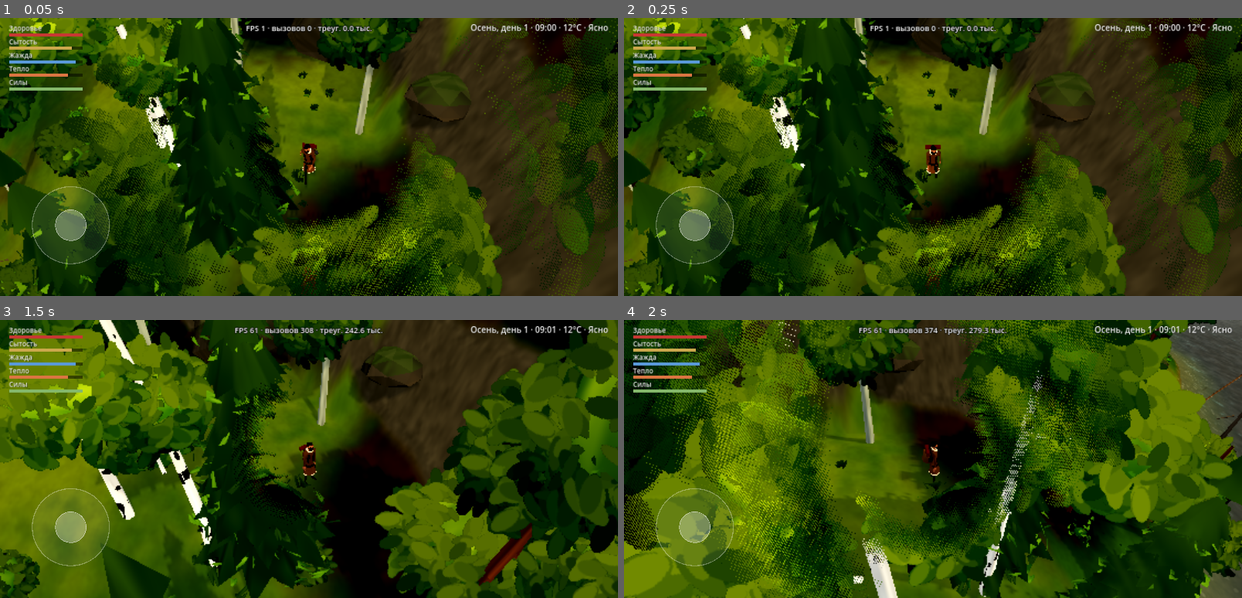
Above: before the commit, frames 1-4 (two rows, left to right).
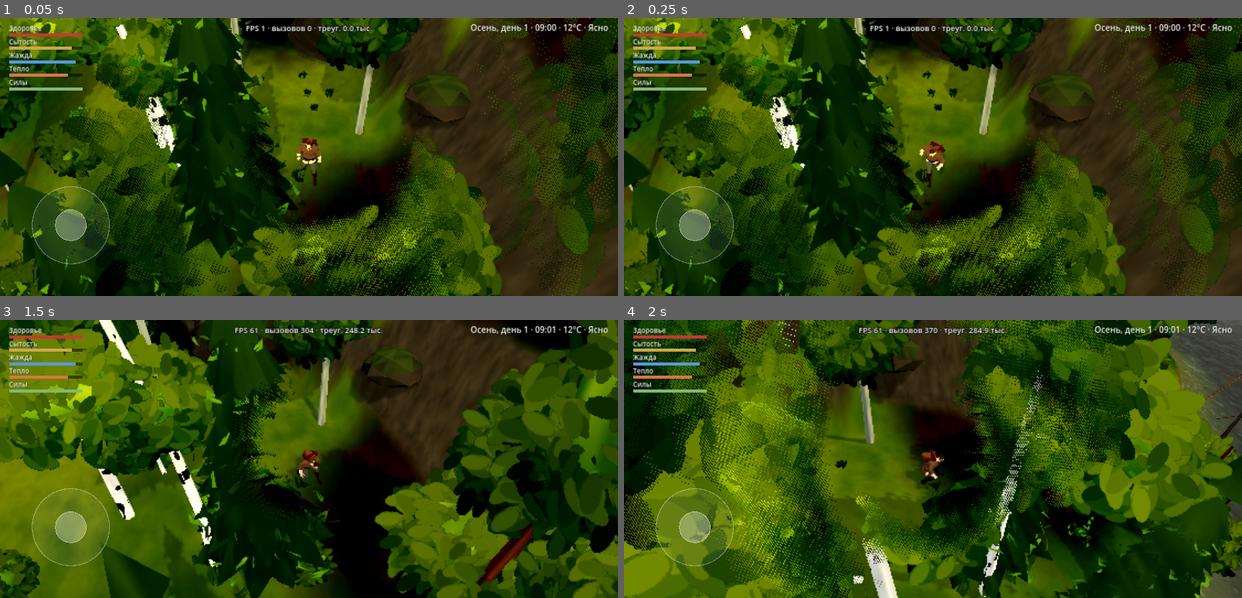
Above: after the commit, the same moments.

Repository: Masuku4129/Game
Game: Godot game, scene res://scenes/main.tscn
The game is run twice, just before and just after one commit, with the same random seed, the same clock (stepped at 60 frames per second) and the same inputs.
Inputs (mouse positions are in pixels of both pictures, inside the frame that each line leads up to):
- Up to frame 1 (0.05 s): no input
- Up to frame 2 (0.25 s): no input
- Up to frame 3 (1.5 s): move the mouse to (444, 445) at 0.52 s; click (444, 445) at 0.67 s; drag from (185, 472) to (278, 514) at 1.27 s
- Up to frame 4 (2 s): no input

The runs differ from the first frame. In frame 1, 0.4% of the frame differs, in the area x 48-52%, y 43-61%; in frame 2, 0.3%; in frame 3, 0.4%, in the area x 47-59%, y 2-60%; in frame 4, 0.4%.

Commit message:
Новый герой: фигура и анимации Quaternius (CC0, 80+ движений), раздельные куртка, штаны и сапоги, студия для показа моделей
Co-Authored-By: Claude Opus 5.5 <noreply@anthropic.com>
Claude-Session: https://claude.ai/code/session_01XvKRdkiSDocUeZA2A8yViW

Diff:
--- /dev/null
+++ b/game/scenes/studio.tscn
@@ -0,0 +1,6 @@
+[gd_scene load_steps=2 format=3]
+
+[ext_resource type="Script" path="res://scripts/studio.gd" id="1"]
+
+[node name="Studio" type="Node3D"]
+script = ExtResource("1")
--- a/game/scripts/hero.gd
+++ b/game/scripts/hero.gd
@@ -786,45 +786,38 @@
 
 # ---------- готовая модель с анимациями (Quaternius, CC0) ----------
 const SK = preload("res://scripts/skin.gd")
+const HS = preload("res://scripts/hero_skin.gd")
 var model: Node3D
 var m_ap: AnimationPlayer
 var m_cur := ""
 var _last_pos := Vector3.ZERO
 var _hspeed := 0.0
+var m_sk: Skeleton3D
+
+## Высота таза в текущем кадре анимации (в метрах модели).
+func _pelvis_y() -> float:
+	return m_sk.get_bone_global_pose(m_sk.find_bone("pelvis")).origin.y
 
 func _build_model() -> void:
-	model = load("res://models/hero/man.fbx").instantiate()
-	model.scale = Vector3.ONE * 0.36
-	add_child(model)
-	SK.repaint(model, {"Shirt": Color(0.47, 0.34, 0.22), "Pants": Color(0.24, 0.26, 0.24), "Hair": Color(0.22, 0.15, 0.1), "Skin": Color(0.74, 0.54, 0.42)})
-	m_ap = model.find_children("*", "AnimationPlayer", true, false)[0]
-	SK.loop_anims(m_ap, ["Man_Idle", "Man_Walk", "Man_Run", "Man_Sitting"])
-	m_ap.playback_default_blend_time = 0.25
+	var r := HS.build(self)
+	model = r["model"]
+	m_ap = r["ap"]
 	body.visible = false
-	var sk: Skeleton3D = model.find_children("*", "Skeleton3D", true, false)[0]
-	var tsk: Transform3D = model.transform * (sk.get_parent() as Node3D).transform * sk.transform
-	var coat := _paint(Color(0.47, 0.34, 0.22))
-	var shear := _paint(Color(0.86, 0.8, 0.68))
-	var belt := _paint(Color(0.2, 0.13, 0.08))
-	var hair := _paint(Color(0.22, 0.15, 0.1))
-	var wood := _paint(Color(0.5, 0.38, 0.24))
-	var roll := _paint(Color(0.42, 0.18, 0.13))
-	var metal := _paint(Color(0.3, 0.3, 0.3))
-	var hy: float = (tsk * sk.get_bone_global_rest(sk.find_bone("Head"))).origin.y
-	var ty: float = (tsk * sk.get_bone_global_rest(sk.find_bone("Torso"))).origin.y
-	var hipy: float = (tsk * sk.get_bone_global_rest(sk.find_bone("Hips"))).origin.y
-	# борода, меховой ворот, пояс с ножом, полы полушубка, короб со скаткой и котелком
-	_attach(sk, tsk, "Head", _loft([[-0.12, 0.04, 0.03, 0.06], [-0.08, 0.075, 0.05, 0.06], [-0.035, 0.09, 0.07, 0.045], [0.0, 0.088, 0.08, 0.02], [0.02, 0.085, 0.075, 0.0]], 16), hair, Vector3(0, hy + 0.05, 0.0))
-	_attach(sk, tsk, "Neck", _tor(0.07, 0.11), shear, Vector3(0, hy - 0.06, -0.03), Vector3(0.3, 0, 0), Vector3(1.1, 1.3, 1.0))
-	_attach(sk, tsk, "Hips", _loft([[0.0, 0.17, 0.13, 0.0], [0.07, 0.165, 0.128, 0.0]], 22, false, false), belt, Vector3(0, hipy + 0.08, 0.02))
-	_attach(sk, tsk, "Hips", _loft([[-0.32, 0.22, 0.19, 0.0], [-0.15, 0.19, 0.16, 0.0], [0.0, 0.17, 0.135, 0.0]], 20, false, false), coat, Vector3(0, hipy + 0.08, 0.02))
-	_attach(sk, tsk, "Hips", _tor(0.19, 0.235), shear, Vector3(0, hipy - 0.24, 0.02), Vector3.ZERO, Vector3(1.0, 0.7, 0.85))
-	_attach(sk, tsk, "Hips", _cyl(0.014, 0.018, 0.22), belt, Vector3(0.17, hipy + 0.0, 0.07), Vector3(0, 0, 0.15))
-	_attach(sk, tsk, "Torso", _loft([[0.0, 0.16, 0.085, 0.0], [0.42, 0.165, 0.09, 0.0], [0.45, 0.15, 0.08, 0.0]], 4), wood, Vector3(0, ty - 0.22, -0.24), Vector3(0, PI * 0.25, 0))
-	_attach(sk, tsk, "Torso", _cyl(0.07, 0.07, 0.48), roll, Vector3(0, ty + 0.27, -0.25), Vector3(0, 0, PI * 0.5))
-	_attach(sk, tsk, "Torso", _cyl(0.06, 0.055, 0.1), metal, Vector3(0.2, ty - 0.1, -0.23))
-	for sd in [-1.0, 1.0]:
-		_attach(sk, tsk, "Torso", BoxMesh.new(), belt, Vector3(sd * 0.1, ty + 0.05, -0.02), Vector3.ZERO, Vector3(0.04, 0.4, 0.3))
+	var sk: Skeleton3D = r["sk"]
+	m_sk = sk
+	var tsk := Transform3D()
+	var belt := HS.mat(Color(0.2, 0.13, 0.08))
+	var wood := HS.mat(Color(0.5, 0.38, 0.24))
+	var roll := HS.mat(Color(0.42, 0.18, 0.13))
+	var metal := HS.mat(Color(0.3, 0.3, 0.3))
+	var ty: float = sk.get_bone_global_rest(sk.find_bone("spine_02")).origin.y
+	var hipy: float = sk.get_bone_global_rest(sk.find_bone("pelvis")).origin.y
+	# пояс с ножом, короб за спиной со скаткой и котелком
+	_attach(sk, tsk, "pelvis", _loft([[0.0, 0.2, 0.165, 0.0], [0.07, 0.195, 0.16, 0.0]], 22, false, false), belt, Vector3(0, hipy + 0.07, 0.0))
+	_attach(sk, tsk, "pelvis", _cyl(0.014, 0.018, 0.22), belt, Vector3(0.21, hipy - 0.02, 0.07), Vector3(0, 0, 0.15))
+	_attach(sk, tsk, "spine_03", _loft([[0.0, 0.16, 0.085, 0.0], [0.42, 0.165, 0.09, 0.0], [0.45, 0.15, 0.08, 0.0]], 4), wood, Vector3(0, ty - 0.12, -0.27), Vector3(0, PI * 0.25, 0))
+	_attach(sk, tsk, "spine_03", _cyl(0.07, 0.07, 0.48), roll, Vector3(0, ty + 0.22, -0.33), Vector3(0, 0, PI * 0.5))
+	_attach(sk, tsk, "spine_03", _cyl(0.06, 0.055, 0.1), metal, Vector3(0.21, ty, -0.26))
 
 ## Прикрепить меш к кости так, чтобы в позе покоя он стоял в точке pos (в метрах героя).
 func _attach(sk: Skeleton3D, tsk: Transform3D, bone: String, mesh: Mesh, m: Material, pos: Vector3, rot: Vector3 = Vector3.ZERO, sc: Vector3 = Vector3.ONE) -> void:
@@ -855,28 +848,31 @@
 	model.rotation = Vector3(body.rotation.x, body.rotation.y, body.rotation.z)
 	model.position = Vector3.ZERO
 	if state == "dead":
-		_play("Man_Death", 1.0, 0.2)
+		_play("Death01", 1.0, 0.2)
 		return
 	if state == "sit":
-		_play("Man_Sitting", 1.0, 0.4)
-		model.position = body.position
+		_play("Sitting_Idle", 1.0, 0.4)
+		model.rotation = Vector3(0, body.rotation.y, 0)
+		model.position = Vector3(0, 1.03 - _pelvis_y(), 0)
 		return
 	if swimb > 0.5:
-		model.position = body.position
+		# поза плавания уже в анимации: только поворот и высота над водой
+		model.rotation = Vector3(0, body.rotation.y, 0)
+		model.position = Vector3(0, main.WATER_Y - 0.12 - position.y - _pelvis_y(), 0)
 		if _hspeed > 0.3:
-			_play("Man_Run", clampf(_hspeed / 2.5, 0.4, 0.9))
+			_play("Swim_Fwd", clampf(_hspeed / 1.6, 0.6, 1.3))
 		else:
-			_play("Man_Idle", 0.7)
+			_play("Swim_Idle")
 		return
 	if state == "climb":
-		_play("Man_Walk", 0.6)
+		_play("Walk", 0.6)
 		return
 	if airborne and vy < -2.5:
-		_play("Man_Jump", 0.4, 0.15)
+		_play("Jump", 1.0, 0.15)
 		return
 	if _hspeed > 3.6:
-		_play("Man_Run", clampf(_hspeed / 4.6, 0.6, 1.4))
+		_play("Sprint" if _hspeed > 5.5 else "Jog_Fwd", clampf(_hspeed / (6.0 if _hspeed > 5.5 else 3.8), 0.7, 1.3))
 	elif _hspeed > 0.25:
-		_play("Man_Walk", clampf(_hspeed / 1.6, 0.5, 1.9))
+		_play("Walk", clampf(_hspeed / 1.5, 0.5, 1.6))
 	else:
-		_play("Man_Idle")
+		_play("Idle")
--- /dev/null
+++ b/game/scripts/hero_skin.gd
@@ -0,0 +1,183 @@
+extends RefCounted
+## Герой: базовая фигура Quaternius (Universal Base Characters) + анимации Universal Animation
+## Library 1 и 2 (одна и та же схема костей). Одежда строится из самой фигуры: участки тела
+## раздуваются по нормалям и сохраняют веса костей, поэтому гнутся вместе с телом.
+
+const BODY := "res://models/hero/Superhero_Male_FullBody.gltf"
+const LIBS := ["res://models/hero/UAL1.glb", "res://models/hero/UAL2.glb"]
+const HAIR := ["res://models/hero/Hair_SimpleParted.gltf", "res://models/hero/Hair_Beard.gltf"]
+
+static var _sh: Shader = null
+
+static func mat(c: Color, tex: Texture2D = null, vc: bool = false, cut: float = 0.0) -> ShaderMaterial:
+	if _sh == null:
+		_sh = load("res://shaders/paint/skin.gdshader")
+	var m := ShaderMaterial.new()
+	m.shader = _sh
+	m.set_shader_parameter("tint", Vector3(c.r, c.g, c.b))
+	m.set_shader_parameter("use_tex", tex != null)
+	if tex != null:
+		m.set_shader_parameter("tex", tex)
+	m.set_shader_parameter("use_vc", vc)
+	m.set_shader_parameter("alpha_cut", cut)
+	return m
+
+static func _tex_of(m: Material) -> Texture2D:
+	if m is BaseMaterial3D:
+		return (m as BaseMaterial3D).albedo_texture
+	return null
+
+## Сборка: возвращает {model, ap, sk}
+static func build(parent: Node3D) -> Dictionary:
+	var model: Node3D = load(BODY).instantiate()
+	parent.add_child(model)
+	var sk: Skeleton3D = model.find_child("Skeleton3D", true, false)
+	var body: MeshInstance3D = sk.find_child("SuperHero_Male", false, false)
+	# материалы: кожа и глаза с текстурой, живописный свет
+	for mi: MeshInstance3D in sk.find_children("*", "MeshInstance3D", false, false):
+		for s in mi.mesh.get_surface_count():
+			var om := mi.mesh.surface_get_material(s)
+			var tint := Color(1, 1, 1)
+			if mi == body:
+				tint = Color(1.0, 0.97, 0.95)
+			elif mi.name == "Eyebrows":
+				tint = Color(0.45, 0.32, 0.22)
+			mi.set_surface_override_material(s, mat(tint, _tex_of(om), false, 0.4 if mi.name == "Eyebrows" else 0.0))
+	_dress(sk, body)
+	# причёска и борода — неподвижные модели, крепим к голове
+	var hb := sk.find_bone("Head")
+	var ba := BoneAttachment3D.new()
+	ba.bone_name = "Head"
+	sk.add_child(ba)
+	for h in HAIR:
+		var hn: Node3D = load(h).instantiate()
+		for mi: MeshInstance3D in hn.find_children("*", "MeshInstance3D", true, false):
+			for s in mi.mesh.get_surface_count():
+				mi.set_surface_override_material(s, mat(Color(0.5, 0.36, 0.26), _tex_of(mi.mesh.surface_get_material(s)), false, 0.35))
+		hn.transform = sk.get_bone_global_rest(hb).affine_inverse()
+		ba.add_child(hn)
+	# анимации: обе библиотеки в один проигрыватель; позиции костей оставляем только у таза
+	var ap := AnimationPlayer.new()
+	model.add_child(ap)
+	ap.root_node = ap.get_path_to(model)
+	var lib := AnimationLibrary.new()
+	for path in LIBS:
+		var src: Node = load(path).instantiate()
+		var sap: AnimationPlayer = src.find_children("*", "AnimationPlayer", true, false)[0]
+		for n in sap.get_animation_list():
+			if lib.has_animation(n):
+				continue
+			var a: Animation = sap.get_animation(n).duplicate()
+			for t in range(a.get_track_count() - 1, -1, -1):
+				if a.track_get_type(t) == Animation.TYPE_POSITION_3D and not String(a.track_get_path(t)).ends_with(":pelvis") and not String(a.track_get_path(t)).ends_with(":root"):
+					a.remove_track(t)
+			if String(n).ends_with("_Loop"):
+				a.loop_mode = Animation.LOOP_LINEAR
+			lib.add_animation(n, a)
+		src.free()
+	ap.add_animation_library("", lib)
+	ap.playback_default_blend_time = 0.25
+	ap.play("Idle")
+	return {"model": model, "ap": ap, "sk": sk}
+
+## Одежда из тела: куртка-полушубок до бёдер с меховым воротом и обшлагами, штаны, сапоги.
+## Каждый треугольник тела принадлежит ровно одному слою — без щелей; под одеждой тело убирается.
+static func _dress(sk: Skeleton3D, body: MeshInstance3D) -> void:
+	var mesh: ArrayMesh = body.mesh
+	var arr := mesh.surface_get_arrays(0)
+	var vs: PackedVector3Array = arr[Mesh.ARRAY_VERTEX]
+	var ns: PackedVector3Array = arr[Mesh.ARRAY_NORMAL]
+	var bones: PackedInt32Array = arr[Mesh.ARRAY_BONES]
+	var ws: PackedFloat32Array = arr[Mesh.ARRAY_WEIGHTS]
+	var idx: PackedInt32Array = arr[Mesh.ARRAY_INDEX]
+	var per: int = bones.size() / vs.size()
+	var skin: Skin = body.skin
+	var bname := []
+	for i in skin.get_bind_count():
+		var nm := String(skin.get_bind_name(i))
+		if nm == "":
+			nm = sk.get_bone_name(skin.get_bind_bone(i))
+		bname.append(nm)
+	var hand_l := sk.get_bone_global_rest(sk.find_bone("hand_l")).origin
+	var hand_r := sk.get_bone_global_rest(sk.find_bone("hand_r")).origin
+	var neck_y := sk.get_bone_global_rest(sk.find_bone("neck_01")).origin.y
+	var knee_y := sk.get_bone_global_rest(sk.find_bone("calf_l")).origin.y
+	var hip_y := sk.get_bone_global_rest(sk.find_bone("pelvis")).origin.y
+	# слой вершины: 0 кожа, 1 куртка, 2 штаны, 3 сапоги; 4 — мех (ворот, обшлага, подол куртки)
+	var region := PackedInt32Array()
+	region.resize(vs.size())
+	for i in vs.size():
+		var best := 0
+		var bw := -1.0
+		for k in per:
+			if ws[i * per + k] > bw:
+				bw = ws[i * per + k]
+				best = bones[i * per + k]
+		var b: String = bname[best] if best < bname.size() else ""
+		var v := vs[i]
+		var r := 0
+		if b.begins_with("hand") or b.begins_with("index") or b.begins_with("middle") or b.begins_with("ring") or b.begins_with("pinky") or b.begins_with("thumb") or b == "Head":
+			r = 0
+		elif b.begins_with("neck"):
+			r = 4 if v.y < neck_y + 0.03 else 0
+		elif b.begins_with("lowerarm"):
+			var hd := minf(v.distance_to(hand_l), v.distance_to(hand_r))
+			r = 4 if hd < 0.09 else 1
+		elif b.begins_with("spine") or b.begins_with("clavicle") or b.begins_with("upperarm"):
+			r = 1
+		elif b == "pelvis" or b.begins_with("thigh"):
+			r = 1 if v.y > hip_y - 0.02 else (4 if v.y > hip_y - 0.09 else 2)
+		elif b.begins_with("calf"):
+			r = 2 if v.y > knee_y - 0.12 else 3
+		elif b.begins_with("foot") or b.begins_with("ball"):
+			r = 3
+		region[i] = r
+	var lay := {1: [0.032, Color(0.5, 0.41, 0.31)], 2: [0.014, Color(0.44, 0.43, 0.37)], 3: [0.018, Color(0.3, 0.22, 0.16)], 4: [0.03, Color(0.82, 0.76, 0.64)]}
+	var tris := {0: PackedInt32Array(), 1: PackedInt32Array(), 2: PackedInt32Array(), 3: PackedInt32Array(), 4: PackedInt32Array()}
+	for t in range(0, idx.size(), 3):
+		# слой треугольника — наибольший номер среди вершин (мех и одежда перекрывают кожу)
+		var r := maxi(region[idx[t]], maxi(region[idx[t + 1]], region[idx[t + 2]]))
+		var pa: PackedInt32Array = tris[r]
+		pa.append(idx[t]); pa.append(idx[t + 1]); pa.append(idx[t + 2])
+		tris[r] = pa
+	# сглаженные нормали по совпадающим позициям: швы развёртки не рвут раздутую одежду
+	var acc := {}
+	for i in vs.size():
+		var key := Vector3i((vs[i] * 2000.0).round())
+		acc[key] = (acc.get(key, Vector3.ZERO) as Vector3) + ns[i]
+	var sn := PackedVector3Array(); sn.resize(vs.size())
+	for i in vs.size():
+		var key := Vector3i((vs[i] * 2000.0).round())
+		sn[i] = (acc[key] as Vector3).normalized()
+	var fmt := mesh.surface_get_format(0) & Mesh.ARRAY_FLAG_USE_8_BONE_WEIGHTS
+	# тело: только открытая кожа
+	var a0 := arr.duplicate()
+	a0[Mesh.ARRAY_INDEX] = tris[0]
+	var m0 := ArrayMesh.new()
+	m0.add_surface_from_arrays(Mesh.PRIMITIVE_TRIANGLES, a0, [], {}, fmt)
+	m0.surface_set_material(0, body.get_surface_override_material(0))
+	body.mesh = m0
+	for rid: int in [1, 2, 3, 4]:
+		var off: float = lay[rid][0]
+		var col: Color = lay[rid][1]
+		var nv := PackedVector3Array(); nv.resize(vs.size())
+		var cols := PackedColorArray(); cols.resize(vs.size())
+		for i in vs.size():
+			var o := off
+			if rid == 1 and vs[i].y < hip_y + 0.2:
+				o += (hip_y + 0.2 - vs[i].y) * 0.08
+			nv[i] = vs[i] + sn[i] * o
+			cols[i] = col
+		var a2 := arr.duplicate()
+		a2[Mesh.ARRAY_VERTEX] = nv
+		a2[Mesh.ARRAY_COLOR] = cols
+		a2[Mesh.ARRAY_INDEX] = tris[rid]
+		a2[Mesh.ARRAY_TANGENT] = null
+		var m2 := ArrayMesh.new()
+		m2.add_surface_from_arrays(Mesh.PRIMITIVE_TRIANGLES, a2, [], {}, fmt)
+		var mi := MeshInstance3D.new()
+		mi.mesh = m2
+		mi.skin = skin
+		sk.add_child(mi)
+		mi.skeleton = mi.get_path_to(sk)
+		mi.material_override = mat(Color(1, 1, 1), null, true)
--- /dev/null
+++ b/game/scripts/studio.gd
@@ -0,0 +1,140 @@
+extends Node3D
+## Студия для утверждения моделей: существо с разных сторон и кадры анимаций,
+## собранные в листы PNG. Запуск: SHOTS=папка STUDIO=hero godot res://scenes/studio.tscn
+
+const HERO := preload("res://scripts/hero.gd")
+var cam := Camera3D.new()
+var subj: Node3D
+var ap: AnimationPlayer
+var sk: Skeleton3D
+var seat: MeshInstance3D
+var tiles: Array = []      # [имя листа, ракурс yaw, наклон, дистанция, высота взгляда, анимация, время, подпись]
+var ti := 0
+var wait := 0
+var sheets := {}
+const CW := 480
+const CH := 640
+
+func _ready() -> void:
+	_env()
+	var g := MeshInstance3D.new()
+	var pm := PlaneMesh.new()
+	pm.size = Vector2(40, 40)
+	g.mesh = pm
+	var gm := StandardMaterial3D.new()
+	gm.albedo_color = Color(0.36, 0.38, 0.27)
+	gm.roughness = 1.0
+	g.material_override = gm
+	add_child(g)
+	add_child(cam)
+	cam.current = true
+	cam.fov = 40.0
+	var who := OS.get_environment("STUDIO")
+	if who == "" or who == "hero":
+		_hero()
+
+func _hero() -> void:
+	subj = HERO.new()
+	add_child(subj)
+	subj.set_process(false)
+	ap = subj.m_ap
+	sk = subj.m_sk
+	seat = MeshInstance3D.new()
+	seat.mesh = CylinderMesh.new()
+	var sm := StandardMaterial3D.new()
+	sm.albedo_color = Color(0.42, 0.32, 0.22)
+	seat.material_override = sm
+	seat.visible = false
+	add_child(seat)
+	# лист 1: фигура с четырёх сторон, лицо, вид из игры
+	for v: Array in [[0, 8, 4.6, 0.95, "спереди"], [40, 8, 4.6, 0.95, "три четверти"], [90, 8, 4.6, 0.95, "сбоку"], [180, 8, 4.6, 0.95, "сзади"],
+			[0, 4, 1.25, 1.62, "лицо"], [35, 4, 1.25, 1.62, "лицо, 3/4"], [140, 20, 2.2, 1.3, "спина, короб"], [30, 45, 12.0, 0.9, "из игры (45°)"]]:
+		tiles.append(["hero_views", v[0], v[1], v[2], v[3], "Idle", 0.3, v[4]])
+	# лист 2: движения
+	for a: Array in [["Walk", 0.0, "шаг"], ["Walk", 0.5, "шаг"], ["Jog_Fwd", 0.15, "бег"], ["Jog_Fwd", 0.45, "бег"],
+			["Sprint", 0.2, "рывок"], ["Jump", 0.2, "прыжок"], ["Swim_Fwd", 0.2, "плавание"], ["Swim_Fwd", 0.7, "плавание"],
+			["Sitting_Idle", 0.5, "сидит"], ["TreeChopping", 0.4, "рубит"], ["PickUp_Table", 0.5, "поднимает"], ["Death01", 3.0, "гибель"]]:
+		tiles.append(["hero_anims", 60, 8, 4.6, 0.85, a[0], a[1], a[2]])
+
+func _env() -> void:
+	var sky_mat := ProceduralSkyMaterial.new()
+	sky_mat.sky_top_color = Color(0.36, 0.55, 0.78)
+	sky_mat.sky_horizon_color = Color(0.74, 0.8, 0.82)
+	var sky := Sky.new()
+	sky.sky_material = sky_mat
+	var env := Environment.new()
+	env.background_mode = Environment.BG_COLOR
+	env.background_color = Color(0.62, 0.66, 0.64)
+	env.ambient_light_source = Environment.AMBIENT_SOURCE_SKY
+	env.sky = sky
+	env.ambient_light_energy = 0.55
+	env.tonemap_mode = Environment.TONE_MAPPER_FILMIC
+	env.tonemap_exposure = 0.95
+	var we := WorldEnvironment.new()
+	we.environment = env
+	add_child(we)
+	var sun := DirectionalLight3D.new()
+	sun.light_color = Color(1.0, 0.92, 0.78)
+	sun.rotation_degrees = Vector3(-42, -35, 0)
+	sun.shadow_enabled = true
+	add_child(sun)
+
+func _process(_d: float) -> void:
+	if ti >= tiles.size():
+		_save()
+		get_tree().quit()
+		return
+	var t: Array = tiles[ti]
+	if wait == 0:
+		var an: String = t[5]
+		if ap.has_animation(an):
+			ap.play(an, 0.0)
+			ap.seek(float(t[6]), true)
+			ap.speed_scale = 0.0
+		else:
+			print("studio: нет анимации ", an)
+		subj.position = Vector3.ZERO
+		var m: Node3D = subj.model
+		m.position = Vector3.ZERO
+		seat.visible = an.begins_with("Sitting")
+	if wait == 1 and seat.visible:
+		var py: float = sk.get_bone_global_pose(sk.find_bone("pelvis")).origin.y
+		seat.position = Vector3(0, (py - 0.1) * 0.5, -0.05)
+		seat.scale = Vector3(0.35, (py - 0.1) * 0.5, 0.35)
+	var yaw := deg_to_rad(float(t[1]))
+	var pitch := deg_to_rad(float(t[2]))
+	var look := Vector3(0, float(t[4]), 0)
+	cam.position = look + Vector3(sin(yaw) * cos(pitch), sin(pitch), cos(yaw) * cos(pitch)) * float(t[3])
+	cam.look_at(look, Vector3.UP)
+	wait += 1
+	if wait < 4:
+		return
+	wait = 0
+	var img := get_viewport().get_texture().get_image()
+	var w := img.get_width()
+	var h := img.get_height()
+	var cw := int(h * float(CW) / CH)
+	var crop := img.get_region(Rect2i((w - cw) / 2, 0, cw, h))
+	crop.resize(CW, CH, Image.INTERPOLATE_LANCZOS)
+	var key: String = t[0]
+	if not sheets.has(key):
+		sheets[key] = []
+	sheets[key].append(crop)
+	print("studio ", key, " ", t[7])
+	ti += 1
+
+func _save() -> void:
+	var dir := OS.get_environment("SHOTS")
+	if dir == "":
+		dir = "user://"
+	for key: String in sheets:
+		var arr: Array = sheets[key]
+		var cols := 4
+		var rows := (arr.size() + cols - 1) / cols
+		var sheet := Image.create(CW * cols, CH * rows, false, Image.FORMAT_RGB8)
+		for i in arr.size():
+			var im: Image = arr[i]
+			im.convert(Image.FORMAT_RGB8)
+			sheet.blit_rect(im, Rect2i(0, 0, CW, CH), Vector2i((i % cols) * CW, (i / cols) * CH))
+		sheet.save_png(dir + "/" + key + ".png")
+		print("studio saved ", key)
--- /dev/null
+++ b/game/shaders/paint/skin.gdshader
@@ -0,0 +1,36 @@
+shader_type spatial;
+render_mode cull_back;
+#include "res://shaders/paint/paint.gdshaderinc"
+// Текстурированная модель (кожа, волосы) с живописным светом мира. Вершинный цвет — оттенок.
+uniform sampler2D tex : source_color, filter_linear_mipmap;
+uniform bool use_tex = true;
+uniform vec3 tint = vec3(1.0);
+uniform bool use_vc = false;
+uniform float alpha_cut = 0.0;
+uniform float wet = 0.0;
+varying vec3 wn;
+
+void vertex() {
+	wn = normalize((MODEL_MATRIX * vec4(NORMAL, 0.0)).xyz);
+}
+
+void fragment() {
+	vec4 t = use_tex ? texture(tex, UV) : vec4(1.0);
+	vec3 c = t.rgb * lin(tint);
+	if (use_vc) {
+		c *= lin(COLOR.rgb);
+	}
+	if (!use_tex) {
+		float s = vnoise(vec2(UV.x * 9.0, UV.y * 2.2)) * 0.55 + vnoise(vec2(UV.x * 23.0, UV.y * 5.0)) * 0.45;
+		c *= mix(0.85, 1.1, s);
+	}
+	ALBEDO = c * (1.0 - wet * 0.25);
+	if (alpha_cut > 0.0) {
+		ALPHA = t.a;
+		ALPHA_SCISSOR_THRESHOLD = alpha_cut;
+	}
+	ROUGHNESS = mix(0.9, 0.5, wet);
+	SPECULAR = 0.2;
+	float rim = pow(1.0 - clamp(dot(NORMAL, VIEW), 0.0, 1.0), 3.0);
+	EMISSION = c * rim * 0.15;
+}
Not shown, changed: game/models/CREDITS.txt
Binary file added: game/models/hero/Eyebrows_Regular.bin
Not shown, added: game/models/hero/Eyebrows_Regular.gltf
Binary file added: game/models/hero/Hair_Beard.bin
Not shown, added: game/models/hero/Hair_Beard.gltf
Binary file added: game/models/hero/Hair_SimpleParted.bin
Not shown, added: game/models/hero/Hair_SimpleParted.gltf
Binary file added: game/models/hero/Superhero_Male_FullBody.bin
Not shown, added: game/models/hero/Superhero_Male_FullBody.gltf
Binary file added: game/models/hero/T_Eye_Brown.png
Binary file added: game/models/hero/T_Hair_1_BaseColor.png
Binary file added: game/models/hero/T_Superhero_Male_Dark.png
(and 3 more such lines)
